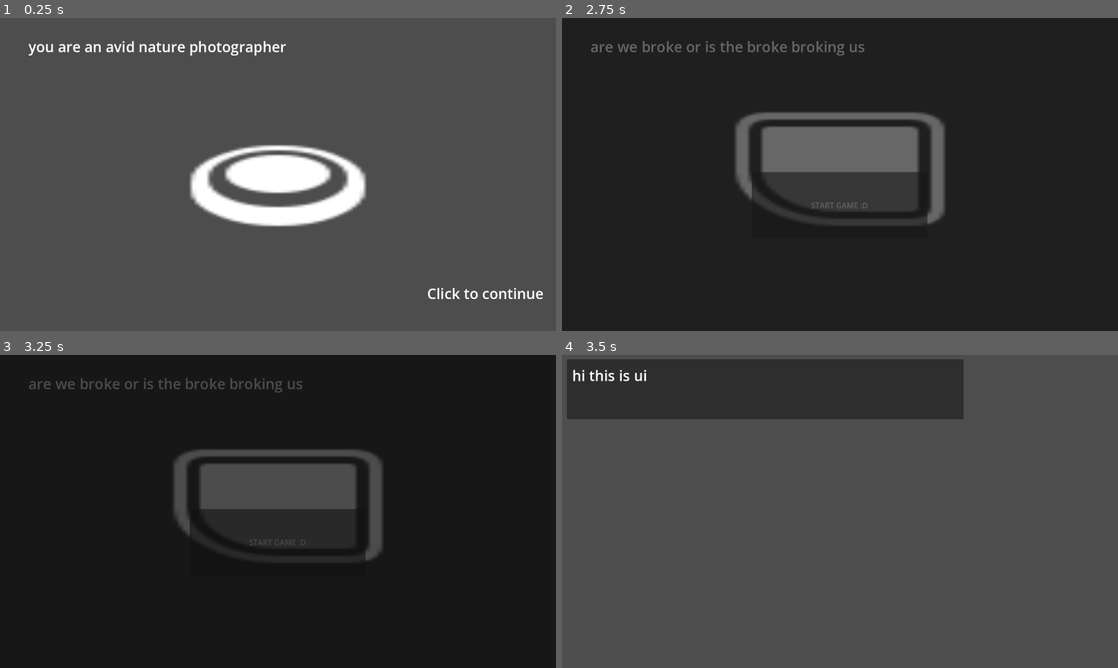
Above: before the commit, frames 1-4 (two rows, left to right).
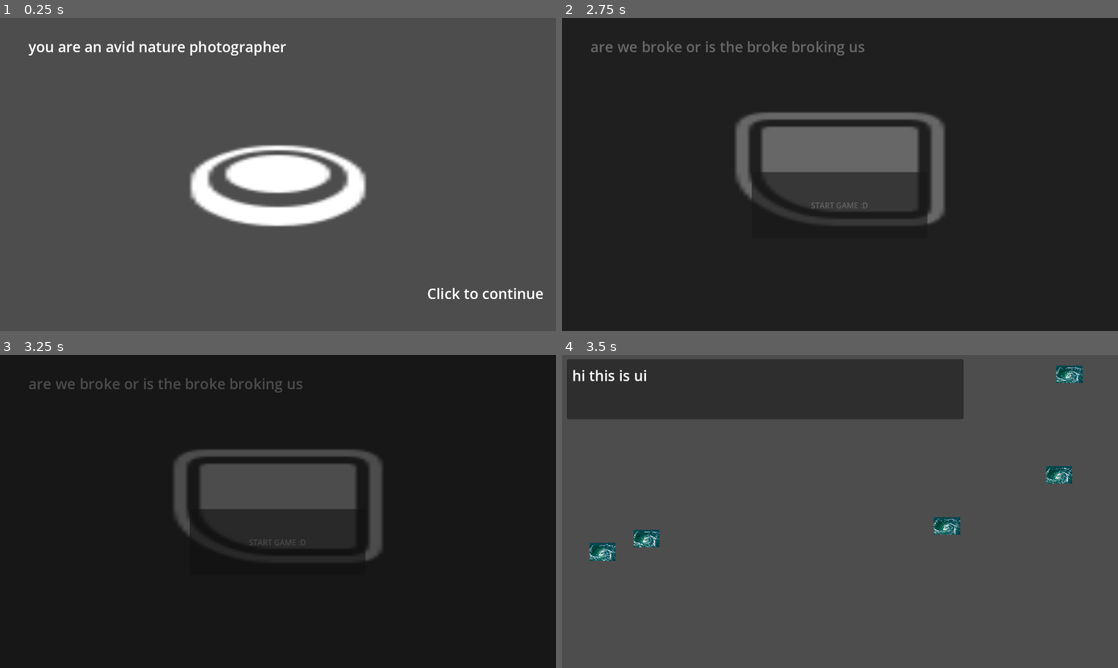
Above: after the commit, the same moments.

Repository: sophieTheProgrammer/microjam-island-61
Game: Godot game, scene res://scenes/cutscene_tutorial.tscn
Same seed, same stepped clock (60 frames per second), same inputs: the game is played once before the commit and once after it. This scene is started directly instead of the project's main scene.
Inputs (mouse positions are in pixels of both pictures, inside the frame that each line leads up to):
- Up to frame 1 (0.25 s): no input
- Up to frame 2 (2.75 s): tap Enter (ui_accept) at 0.5, 0.77 s; move the mouse to (812, 237) at 0.52 s; click (812, 237) at 0.6 s; click "START GAME :D" at 1.25 s; click "START GAME :D" at 2 s
- Up to frame 3 (3.25 s): click "START GAME :D" at 2.75 s
- Up to frame 4 (3.5 s): no input

Frames 1-3 are identical in both runs. In frame 4, 1.3% of the frame differs, in the area x 4-94%, y 3-66%.

Commit message:
spawner barebones structure

Diff:
--- a/scenes/game.tscn
+++ b/scenes/game.tscn
@@ -1,9 +1,15 @@
 [gd_scene format=3 uid="uid://ck17q1kicx35t"]
 
 [ext_resource type="PackedScene" uid="uid://d13baxhqbwdm6" path="res://scenes/ui.tscn" id="1_uwrxv"]
+[ext_resource type="Script" uid="uid://bq7afwyvipi4k" path="res://scripts/spawner.gd" id="2_yqjtg"]
 
 [node name="game" type="Node2D" unique_id=404250698]
 
 [node name="ui" parent="." unique_id=1764728883 instance=ExtResource("1_uwrxv")]
 
 [node name="Camera2D" type="Camera2D" parent="." unique_id=244447270]
+
+[node name="spawner" type="Node2D" parent="." unique_id=1173440994]
+script = ExtResource("2_yqjtg")
+
+[node name="obstacles" type="Node2D" parent="." unique_id=1876004496]
--- /dev/null
+++ b/scenes/whirlpool.tscn
@@ -0,0 +1,10 @@
+[gd_scene format=3 uid="uid://2h64y5eyev36"]
+
+[ext_resource type="Texture2D" uid="uid://clu521h4ecdso" path="res://stock/whirlppool; stocnk.jpg" id="1_r7u8w"]
+
+[node name="whirlpool" type="Node2D" unique_id=1129214498]
+
+[node name="Whirlppool;Stocnk" type="Sprite2D" parent="." unique_id=1182299338]
+position = Vector2(1, 0.9999981)
+scale = Vector2(0.075051755, 0.07505176)
+texture = ExtResource("1_r7u8w")
--- /dev/null
+++ b/scripts/spawner.gd
@@ -0,0 +1,17 @@
+extends Node2D
+
+var whirlpool_scene = preload("uid://2h64y5eyev36")
+@onready var obstacles: Node2D = $"../obstacles"
+@onready var viewport = get_viewport().get_visible_rect().size
+
+func _ready() -> void:
+	for i in range(5):
+		spawn()
+
+
+func spawn():
+	var new_whirlpool = whirlpool_scene.instantiate()
+
+	new_whirlpool.position.x = randf_range(viewport.x / 2, -viewport.x / 2)
+	new_whirlpool.position.y = randf_range(viewport.y / 2, -viewport.y / 2)
+	obstacles.add_child(new_whirlpool)
Not shown, added: scripts/spawner.gd.uid
Binary file added: stock/whirlppool; stocnk.jpg
Not shown, added: stock/whirlppool; stocnk.jpg.import
